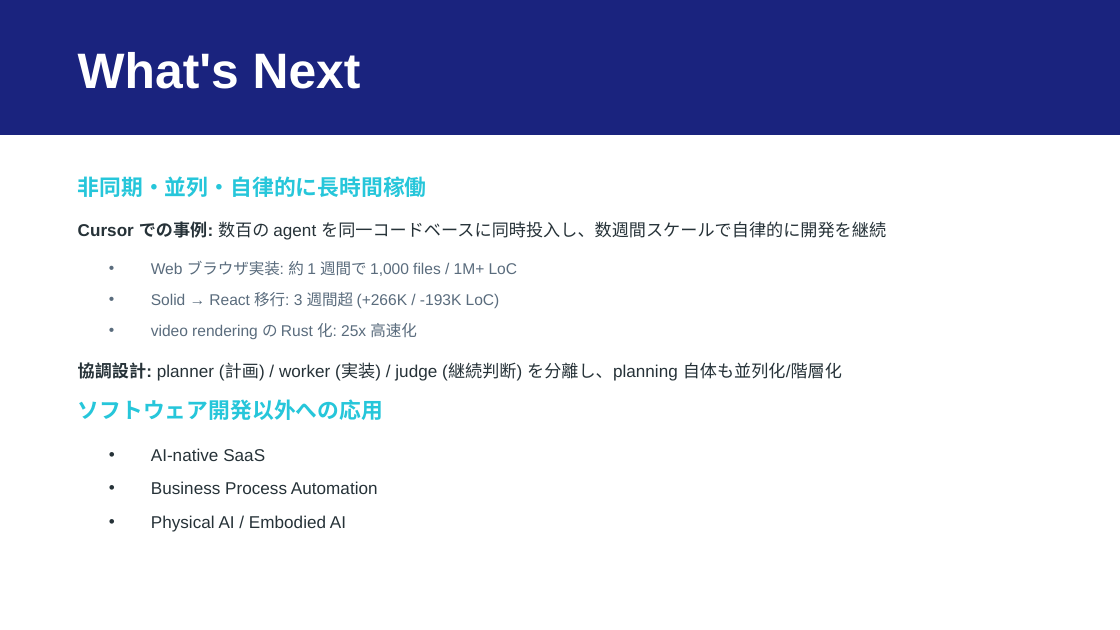
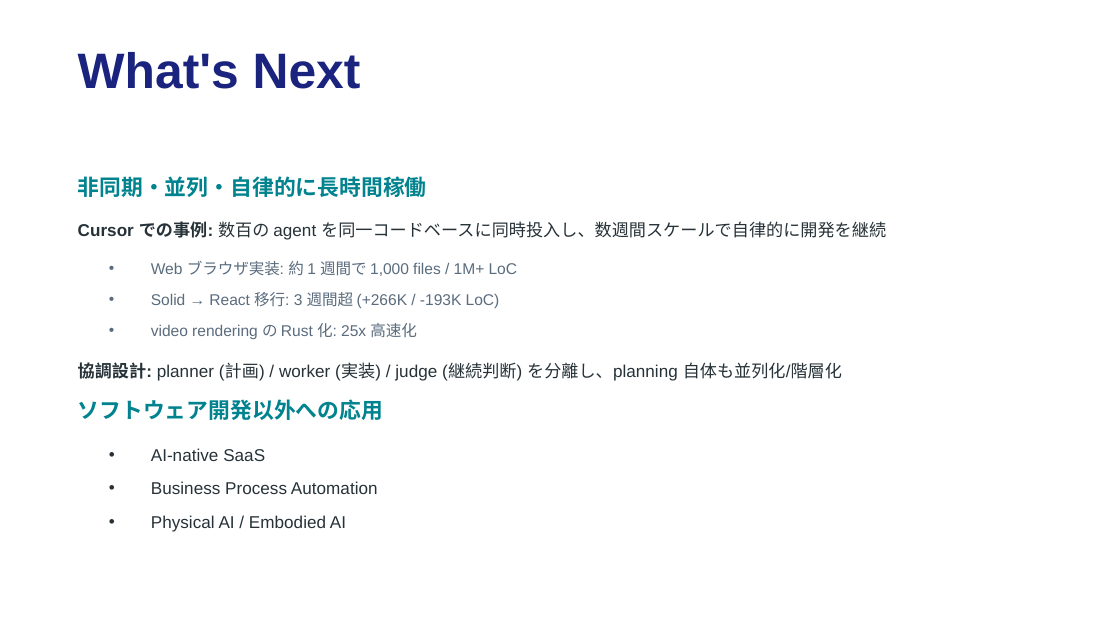
Before and after one commit to dceoy/text-to-slides-lab, a slide deck: slide 14 of workspace/github-actions-copilot.pptx. Drawn at 1120x630 pixels with LibreOffice and Linux fonts; fonts in the diff are those of the drawing. Boxes give left, top, right and bottom in pixels: in the first picture for what was removed or moved away, otherwise in the second. Text is boxed around its words. In the diff, an @@ line names an element or a change of style, - is before the commit and + after.

```diff
--- a/workspace/github-actions-copilot.pptx
+++ b/workspace/github-actions-copilot.pptx
@@ rectangle removed at (x1=0, y1=0, x2=1120, y2=134) @@
@@ text "What's Next" at (x1=78, y1=52, x2=361, y2=89): text colour #FFFFFF to #1A237E @@
@@ text "非同期・並列・自律的に長時間稼働" at (x1=78, y1=176, x2=427, y2=197): text colour #26C6DA to #00838F @@
@@ text "ソフトウェア開発以外への応用" at (x1=78, y1=399, x2=383, y2=420): text colour #26C6DA to #00838F @@
```
Also in this commit, not shown: 13 other slides changed, 16 other files.
